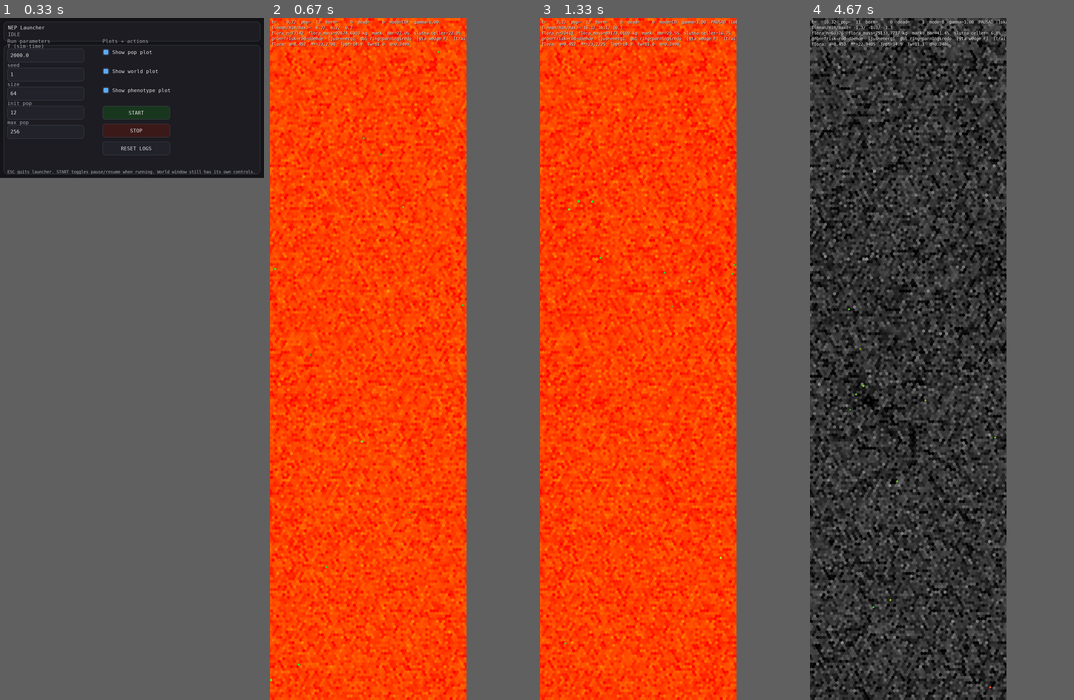
Above: before the commit, frames 1-4 (left to right).
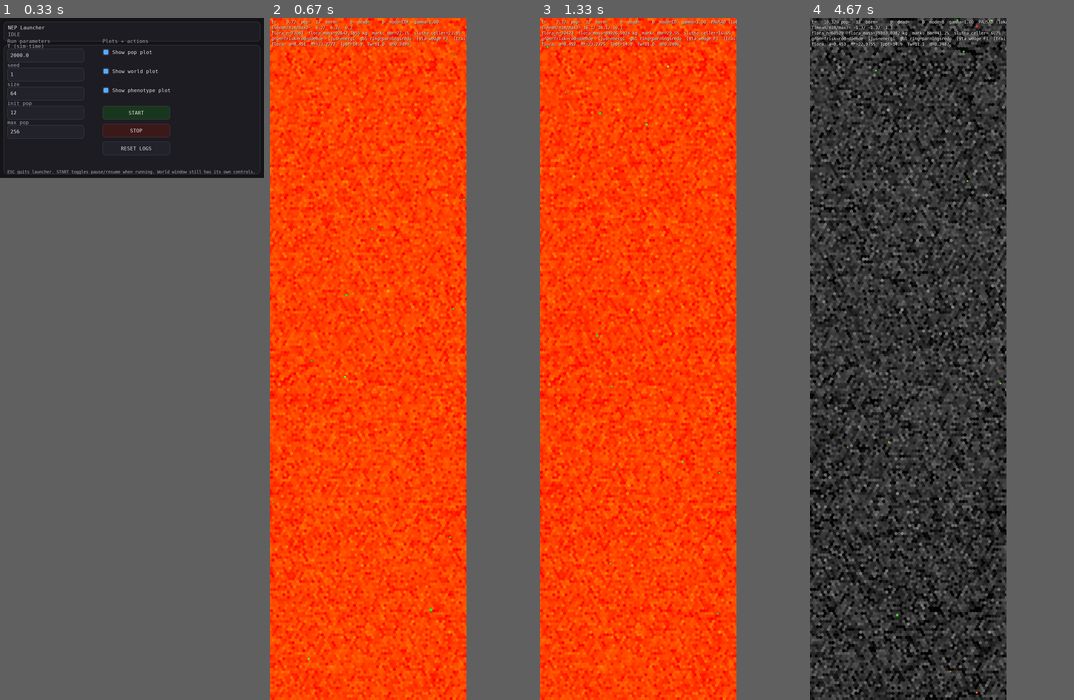
Above: after the commit, the same moments.

Repository: JoakimStorck/nep-process
Game: pygame game, started from nep_gui_launcher.py
Two runs of this game, one before a commit and one after it. Both use one fixed random seed, a clock stepped at 60 frames per second and the inputs below.
Inputs:
- Up to frame 1 (0.33 s): no input
- Up to frame 2 (0.67 s): click "START" at 0.38 s
- Up to frame 3 (1.33 s): tap Space at 0.67 s; tap 1 at 1 s
- Up to frame 4 (4.67 s): tap 4 at 1.33 s; tap 2 at 1.67 s

Frame 1 is identical in both runs. In frame 2, 1.3% of the frame differs, in the area x 0-75%, y 0-100%; in frame 3, 5.0%; in frame 4, 19%.

Commit message:
Isoleringen mättar mot en uppnåelig andel
Formen var linjär i späckandelen, i_max · f. Härledningen antog implicit att
f = 1 går att nå, men ett djur kan inte bestå av fett: reserve_cap spänner 8
till 42 procent av kroppsmassan, och uppmätt låg M_slow/M_carry på 0,169 i
median. Verklig isolering blev 9 procent, vilket sparar 2,5 procent av intaget
— andra ordningen mot den strypta mobiliseringens kostnad, som är omedelbar.

p159 visade följden: fast_frac gick till mutationsklippets tak både vid 48 och
60 grader, alltså även när termoregleringen kostade 28 procent av intaget.
Axeln optimerade korrekt, och det var en självförstärkande fälla — isoleringen
kräver en stor pool medan en stor pool är dyr just nu.

    isolering = i_max · f / (f + f_halv),   f_halv = 0,15

i_max behåller sin härledning ur vad nedsänkning kräver; den gäller nu vid
andelar som går att uppnå. Dagens median 0,169 ger 29 procent i stället för 9,
reservtakets 0,42 ger 40 i stället för 23.

Diff:
--- a/agent.py
+++ b/agent.py
@@ -507,6 +507,31 @@
     # halva värmeledningen.
     isolering_max: float = 0.55
 
+    # Späckandelen som ger halva den maximala isoleringen.
+    #
+    # Formen var linjär i andelen, alltså `i_max · f`. Den härledningen antog
+    # implicit att `f = 1` går att nå, men ett djur kan inte bestå av fett:
+    # `reserve_cap` spänner 8 till 42 procent av kroppsmassan, och uppmätt låg
+    # `M_slow / M_carry` på 0,169 i median. Verklig isolering blev därmed
+    # 0,55 · 0,17 ≈ 9 procent, vilket sparar ungefär 2,5 procent av intaget —
+    # andra ordningen mot den strypta mobiliseringens kostnad, som är omedelbar.
+    #
+    # p159 visade följden: `fast_frac` gick till mutationsklippets tak både vid
+    # 48 och 60 grader, alltså även när termoregleringen kostade 28 procent av
+    # intaget. Axeln optimerade korrekt — fett lönade sig inte — och det var en
+    # självförstärkande fälla, eftersom isoleringen kräver en stor pool medan
+    # en stor pool är dyr just nu.
+    #
+    # Mättande form mot en uppnåelig andel i stället för mot en omöjlig:
+    #
+    #     isolering = i_max · f / (f + f_halv)
+    #
+    # `f_halv = 0,15` ligger strax under den uppmätta medianen, så en normal
+    # späckandel ger drygt halva effekten: 0,169 → 29 procent i stället för 9,
+    # och reservtakets 0,42 → 40 procent. `i_max` behåller sin härledning ur vad
+    # nedsänkning kräver, men den gäller nu vid andelar som går att uppnå.
+    isolering_halv: float = 0.15
+
     flee_score_min: float = 0.12
 
     # Andel av underhållet som måste betalas ur egen vävnad för att djuret ska
@@ -1345,7 +1370,9 @@
         # kallare i månader efteråt, och det är den dubbelbindningen som gör
         # vintern till en flaskhals i stället för en jämn skatt.
         _spack = float(self.M_slow) / max(1e-9, M_eff)
-        _isol = float(getattr(AP, "isolering_max", 0.0)) * min(1.0, _spack)
+        _fh = max(1e-9, float(getattr(AP, "isolering_halv", 0.15)))
+        _isol = (float(getattr(AP, "isolering_max", 0.0))
+                 * _spack / (_spack + _fh))
 
         K   = _thermo_k * (M_eff ** _thermo_exp) * (1.0 - _isol)
         if submersion > 0.0:
